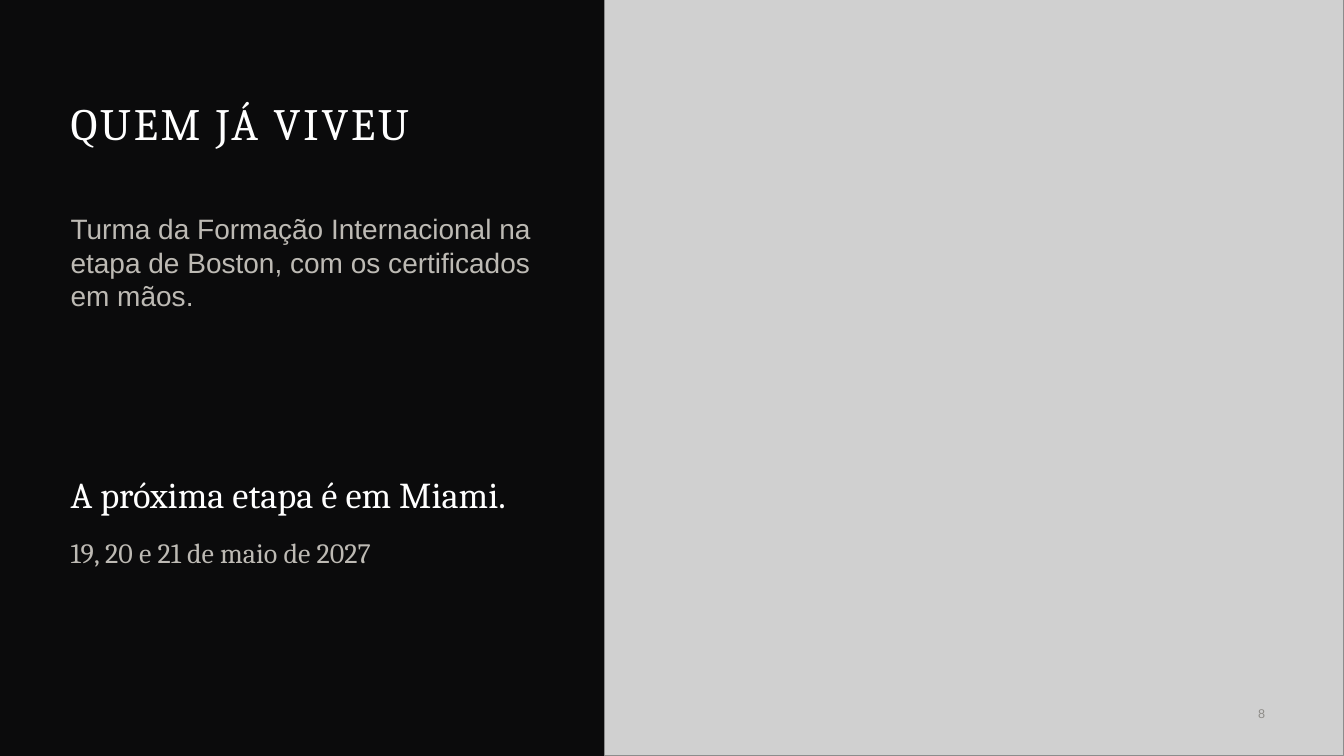
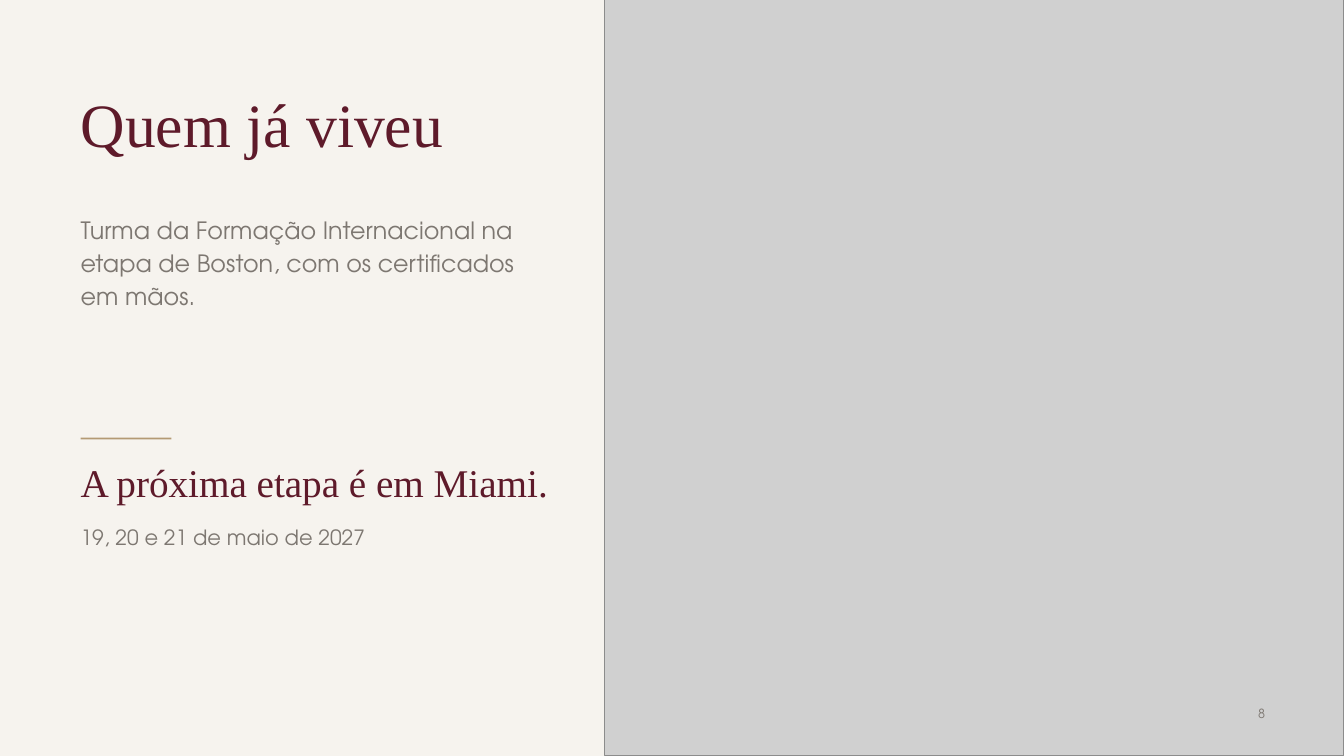
Before and after one commit to humbertovecchi/vecchi, a slide deck: slide 8 of entregas/Formacao-Internacional-Etapa-Miami.pptx. Drawn at 1344x756 pixels with LibreOffice and Linux fonts; fonts in the diff are those of the drawing; grey boxes stand for pictures. Boxes give left, top, right and bottom in pixels: in the first picture for what was removed or moved away, otherwise in the second. Text is boxed around its words. In the diff, an @@ line names an element or a change of style, - is before the commit and + after.

```diff
--- a/entregas/Formacao-Internacional-Etapa-Miami.pptx
+++ b/entregas/Formacao-Internacional-Etapa-Miami.pptx
@@ background #0B0B0C to #F6F3EE @@
@@ title at bbox=[81, 104, 443, 158]: text changed; size 32 to 44 pt; font Cambria to Times New Roman; text colour #FFFFFF to #5E1A2A @@
-QUEM JÁ VIVEU
+Quem já viveu
@@ text "Turma da Formação Internacional na ...": place and size @@
-text "Turma da Formação Internacional na ..." at bbox=[71, 218, 530, 307]
+text "Turma da Formação Internacional na ..." at bbox=[81, 221, 514, 305]
@@ text "Turma da Formação Internacional na ..." at bbox=[81, 221, 514, 305]: size 20 to 17 pt, font Arial to TeX Gyre Adventor, text colour #BDBAB4 to #7D7771; line spacing 1 to 1.15 @@
@@ line added from (81, 439) to (171, 439), #B49A74 1.25 pt @@
@@ text "A próxima etapa é em ...": place and size @@
-text "A próxima etapa é em ..." at bbox=[71, 482, 506, 516]
+text "A próxima etapa é em ..." at bbox=[81, 469, 548, 505]
@@ text "A próxima etapa é em ..." at bbox=[81, 469, 548, 505]: size 26 to 28 pt, font Cambria to Times New Roman, text colour #FFFFFF to #5E1A2A; vertical alignment middle to top @@
@@ text "19, 20 e 21 de ...": place and size @@
-text "19, 20 e 21 de ..." at bbox=[71, 543, 371, 567]
+text "19, 20 e 21 de ..." at bbox=[81, 529, 365, 547]
@@ text "19, 20 e 21 de ..." at bbox=[81, 529, 365, 547]: size 20 to 15 pt, font Cambria to TeX Gyre Adventor, text colour #BDBAB4 to #7D7771; vertical alignment middle to top @@
@@ page number at bbox=[1258, 708, 1265, 718]: font Arial to TeX Gyre Adventor, text colour #8E8C88 to #7D7771 @@
```
Also in this commit, not shown: 8 other slides changed, 1 slide added, 1 slide removed, 10 other files.
